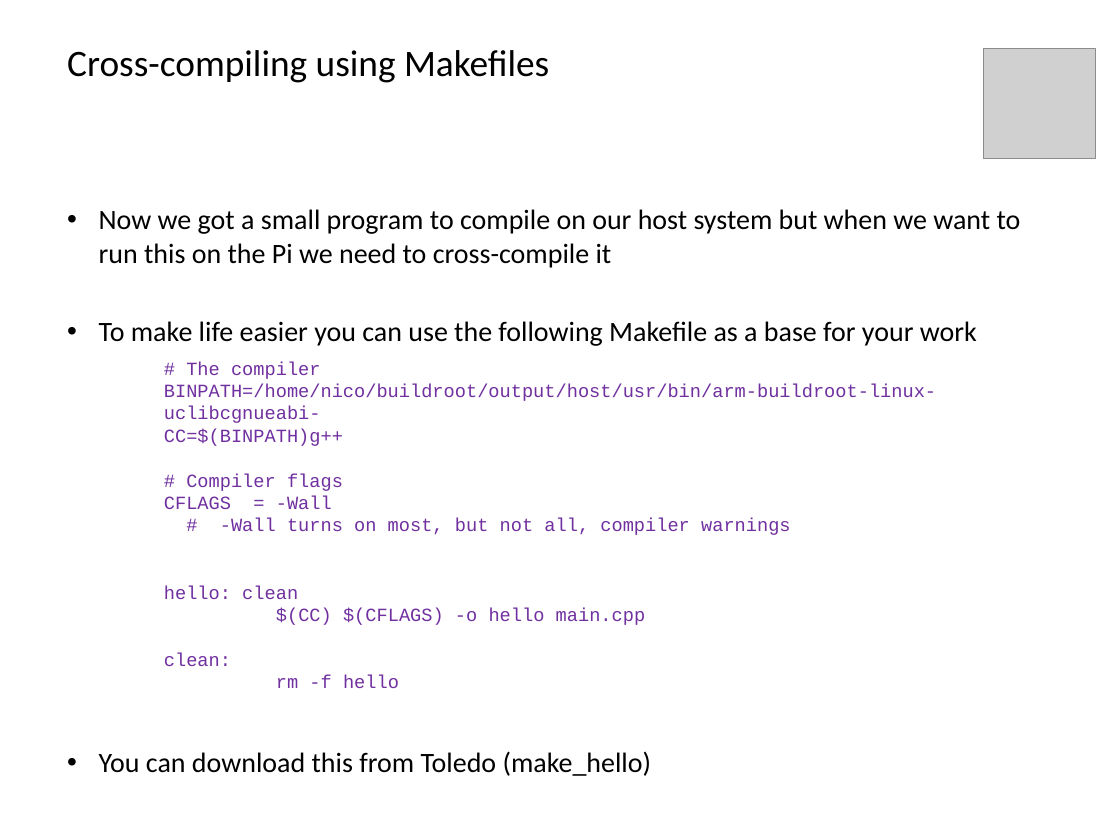
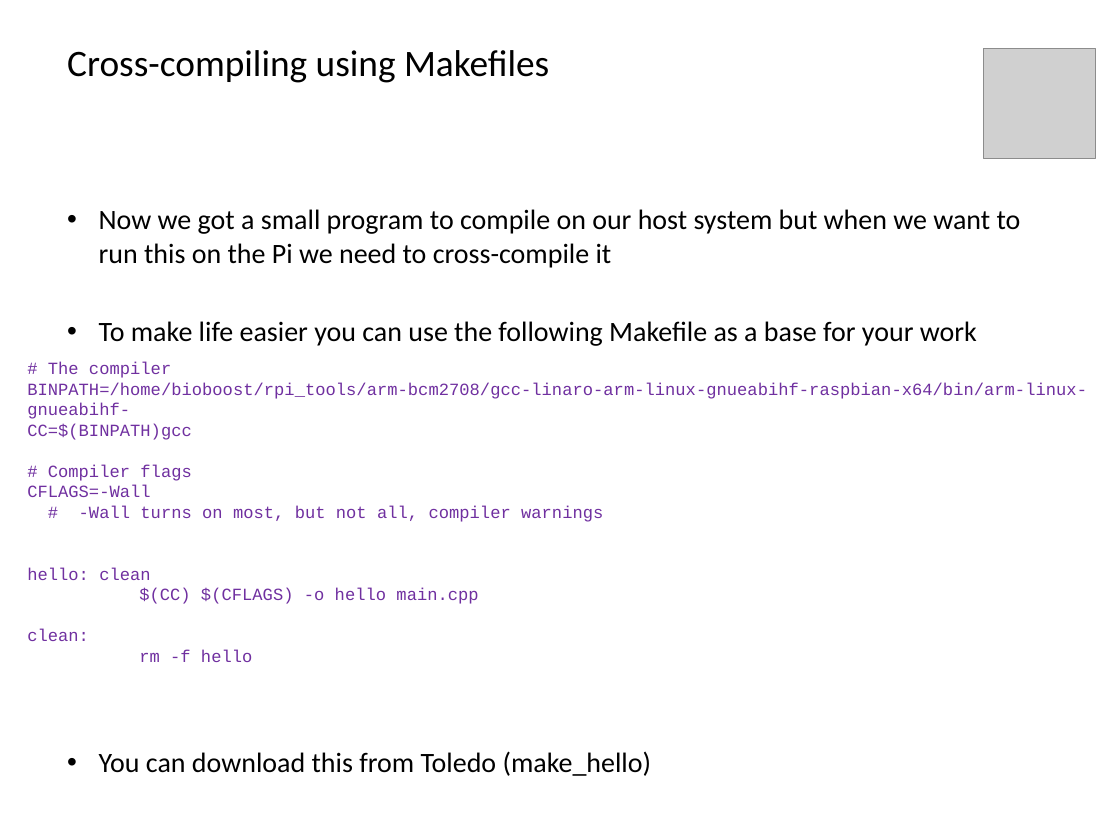
Before and after one commit to BioBoost/multimediatechnieken, a slide deck: slide 12 of slides/raspberry_pi_2_crosscompilation.pptx. Drawn at 1120x840 pixels with LibreOffice and Linux fonts; fonts in the diff are those of the drawing; grey boxes stand for pictures; background and template pictures are left out. Boxes give left, top, right and bottom in pixels: in the first picture for what was removed or moved away, otherwise in the second. Text is boxed around its words. In the diff, an @@ line names an element or a change of style, - is before the commit and + after.

Commit message:
Slides on cross-compilation of sourcecode for raspberry pi

```diff
--- a/slides/raspberry_pi_2_crosscompilation.pptx
+++ b/slides/raspberry_pi_2_crosscompilation.pptx
@@ text "# The compiler": place and size @@
-text "# The compiler" at <box>164,362,936,688</box>
+text "# The compiler" at <box>27,361,1087,662</box>
@@ text at <box>27,382,1087,440</box>: text changed; size 12 to 11 pt @@
-BINPATH=/home/nico/buildroot/output/host/usr/bin/arm-buildroot-linux-uclibcgnueabi-
-CC=$(BINPATH)g++
+BINPATH=/home/bioboost/rpi_tools/arm-bcm2708/gcc-linaro-arm-linux-gnueabihf-raspbian-x64/bin/arm-linux-gnueabihf-
+CC=$(BINPATH)gcc
@@ text at <box>27,361,603,662</box>: size 12 to 11 pt in "# The compiler", "# Compiler flags", "# -Wall turns on most, but not ...", "hello: clean" and 3 more places @@
@@ text at <box>27,485,150,497</box>: text changed; size 12 to 11 pt @@
-CFLAGS = -Wall
+CFLAGS=-Wall
```
Also in this commit, not shown: 3 other slides changed, 1 slide added, 3 slides removed, 2 other files.
